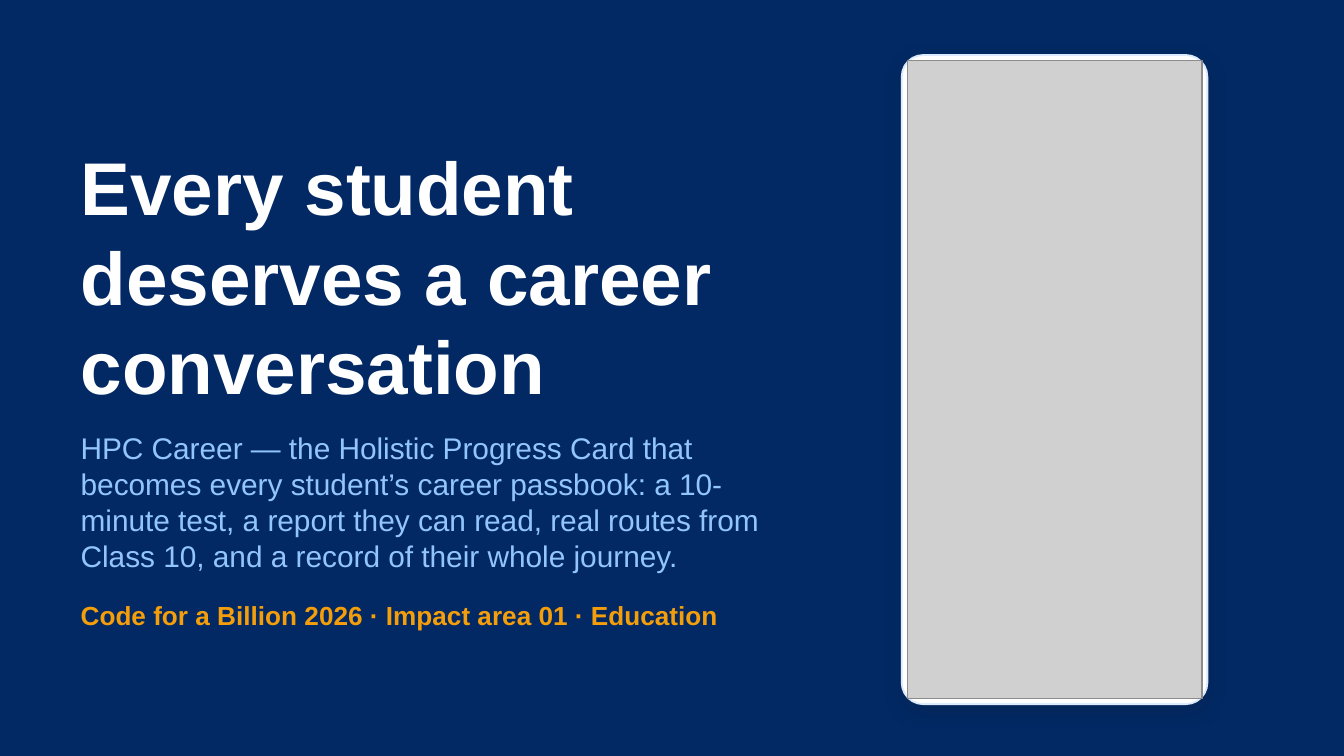
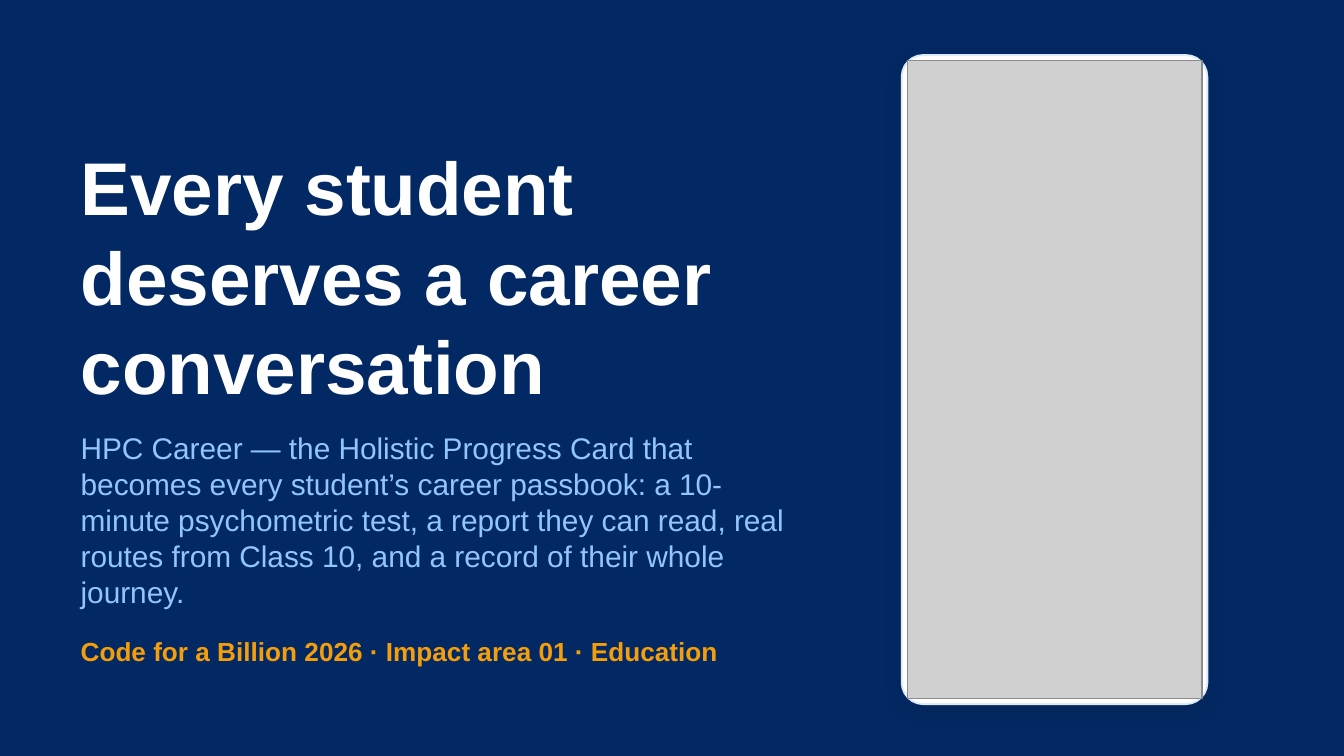
Before and after one commit to om-1115/hpc-career-agent, a slide deck: slide 1 of docs/HPC-Career-Explainer.pptx. Drawn at 1344x756 pixels with LibreOffice and Linux fonts; fonts in the diff are those of the drawing; grey boxes stand for pictures. Boxes give left, top, right and bottom in pixels: in the first picture for what was removed or moved away, otherwise in the second. Text is boxed around its words. In the diff, an @@ line names an element or a change of style, - is before the commit and + after.

```diff
--- a/docs/HPC-Career-Explainer.pptx
+++ b/docs/HPC-Career-Explainer.pptx
@@ text at (x1=81, y1=437, x2=784, y2=608): text changed @@
-HPC Career — the Holistic Progress Card that becomes every student’s career passbook: a 10-minute test, a report they can read, real routes from Class 10, and a record of their whole journey.
+HPC Career — the Holistic Progress Card that becomes every student’s career passbook: a 10-minute psychometric test, a report they can read, real routes from Class 10, and a record of their whole journey.
```
Also in this commit, not shown: 1 slide added, 20 other files.
